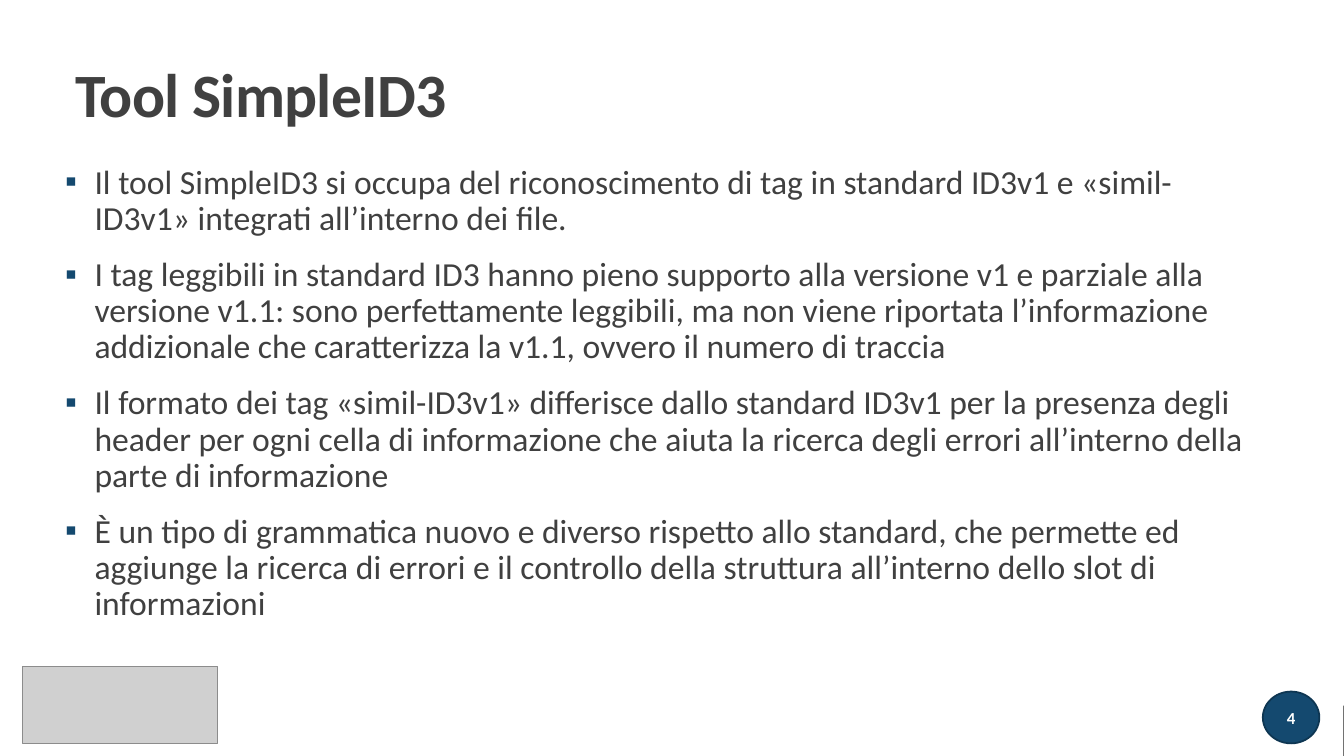
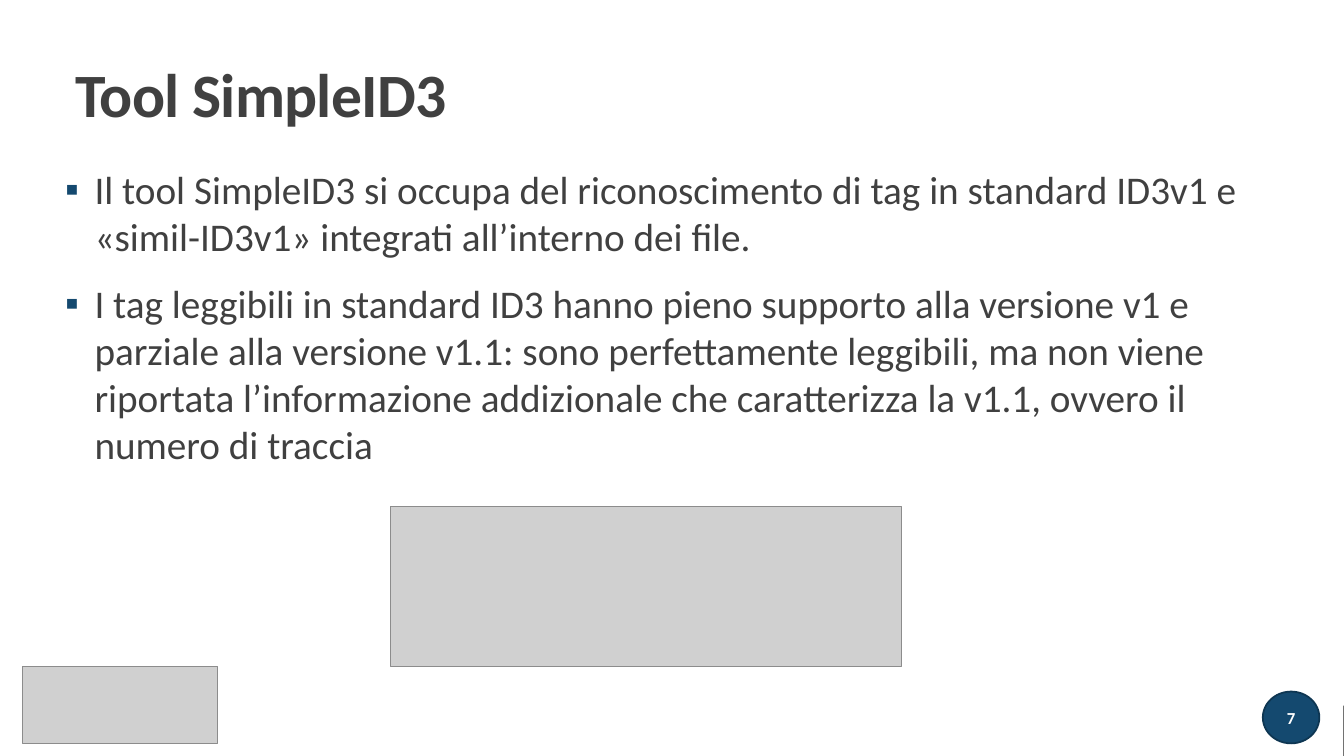
Before and after one commit to atusghen/SimpleID3, a slide deck: slide 7 of presentazione.pptx (slide 4 before the commit). Drawn at 1344x756 pixels with LibreOffice and Linux fonts; fonts in the diff are those of the drawing; grey boxes stand for pictures. Boxes give left, top, right and bottom in pixels: in the first picture for what was removed or moved away, otherwise in the second. Text is boxed around its words. In the diff, an @@ line names an element or a change of style, - is before the commit and + after.

```diff
--- a/presentazione.pptx
+++ b/presentazione.pptx
@@ text "Il tool SimpleID3 si occupa ..." at <box>95,176,1236,460</box>: size 24 to 28 pt; line spacing 0.9 to 1 @@
@@ text at <box>95,390,1242,616</box>: paragraphs removed @@
-▪ Il formato dei tag «simil-ID3v1» differisce dallo standard ID3v1 per la presenza degli header per ogni cella di informazione che aiuta la ricerca degli errori all’interno della parte di informazione
-▪ È un tipo di grammatica nuovo e diverso rispetto allo standard, che permette ed aggiunge la ricerca di errori e il controllo della struttura all’interno dello slot di informazioni
@@ picture added at <box>391,507,902,666</box> @@
@@ page number at <box>1287,713,1295,724</box>: text changed @@
-4
+7
```
Also in this commit, not shown: 3 other slides changed, 6 slides added, 1 other file.
